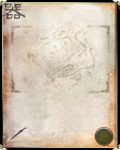
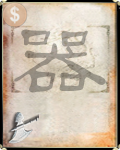
Comparing the layer stacks of the two 120 x 150 images. Changes:
removed layer "图层 3" (was 80%) over [94,127,114,147]
renamed "图层 2" to "武器", opacity 91% → 70%, painted on it over [7,112,39,144]
added layer "money" (60%) above "器" over [1,1,29,29]
"器": opacity 60% → 30%, painted on it over [2,3,106,93]
